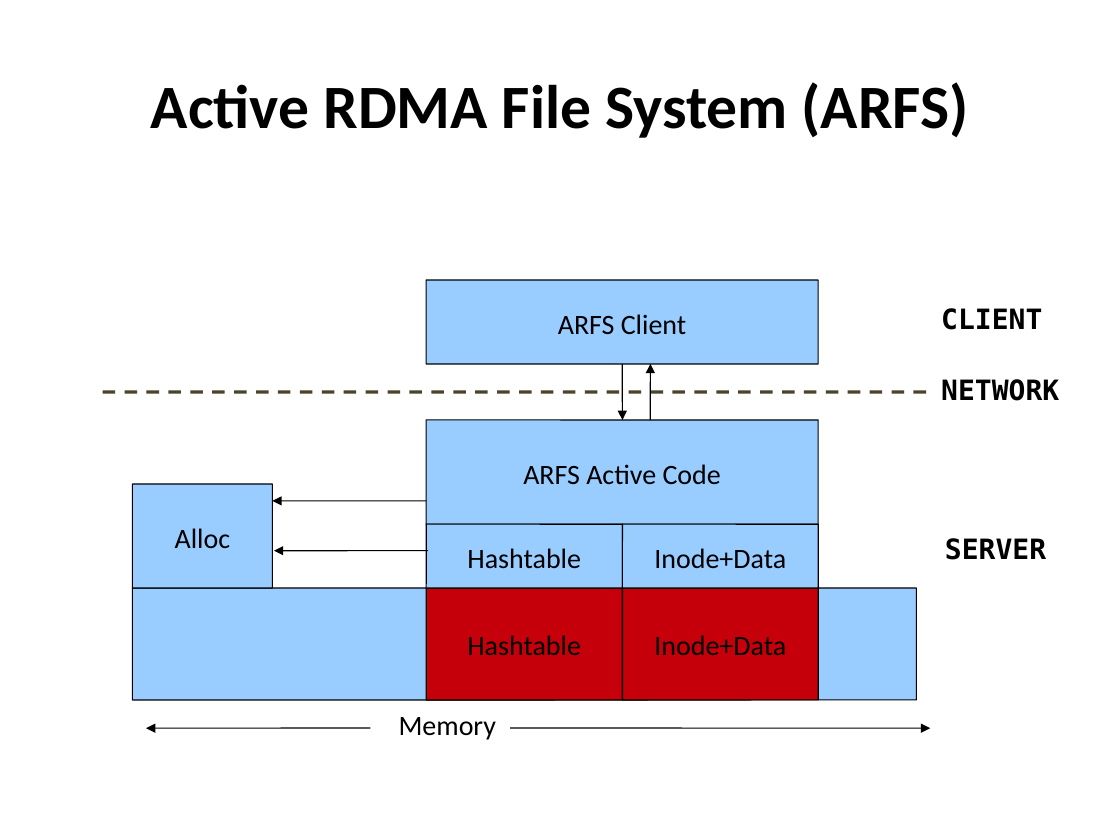
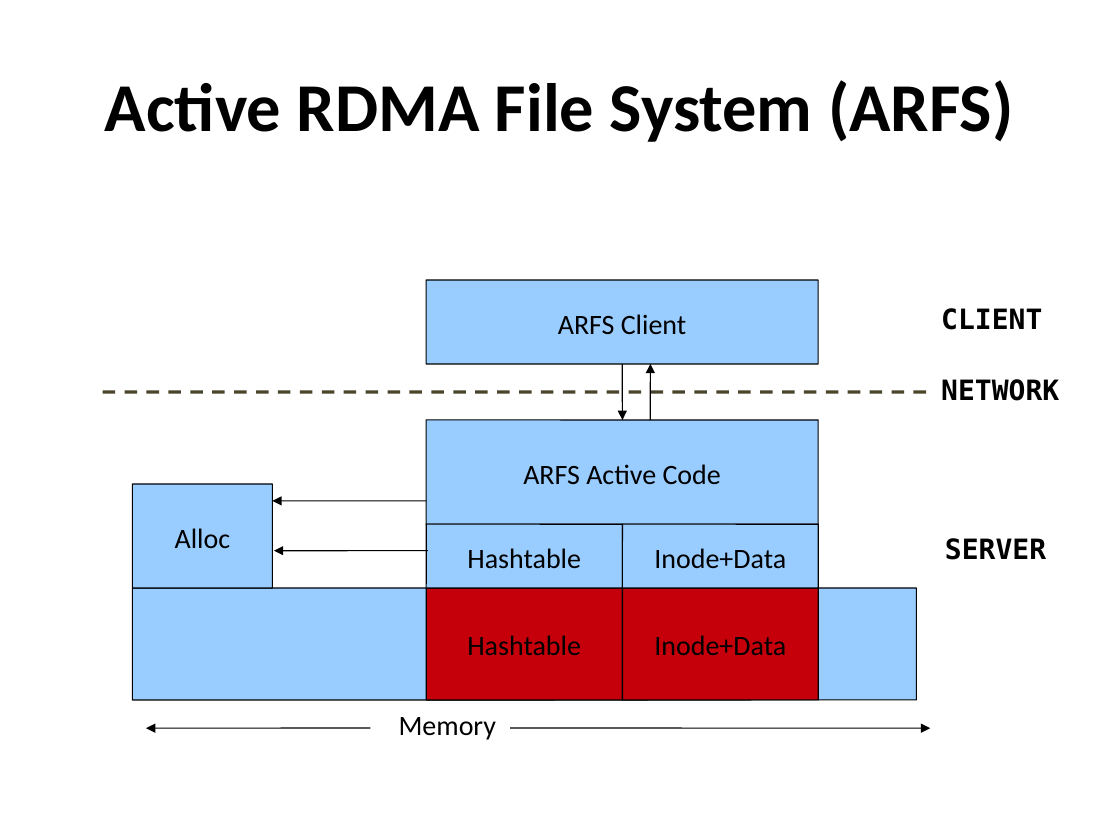
Before and after one commit to madananshul/ActiveRDMA, a slide deck: slide 11 of doc/presentation/presentation.pptx. Drawn at 1120x840 pixels with LibreOffice and Linux fonts; fonts in the diff are those of the drawing. Boxes give left, top, right and bottom in pixels: in the first picture for what was removed or moved away, otherwise in the second. Text is boxed around its words. In the diff, an @@ line names an element or a change of style, - is before the commit and + after.

```diff
--- a/doc/presentation/presentation.pptx
+++ b/doc/presentation/presentation.pptx
@@ title "Active RDMA File System (ARFS)" at (105, 80, 1013, 142): size 39.6 to 44 pt @@
```
Also in this commit, not shown: 3 other slides changed, 1 other file.
